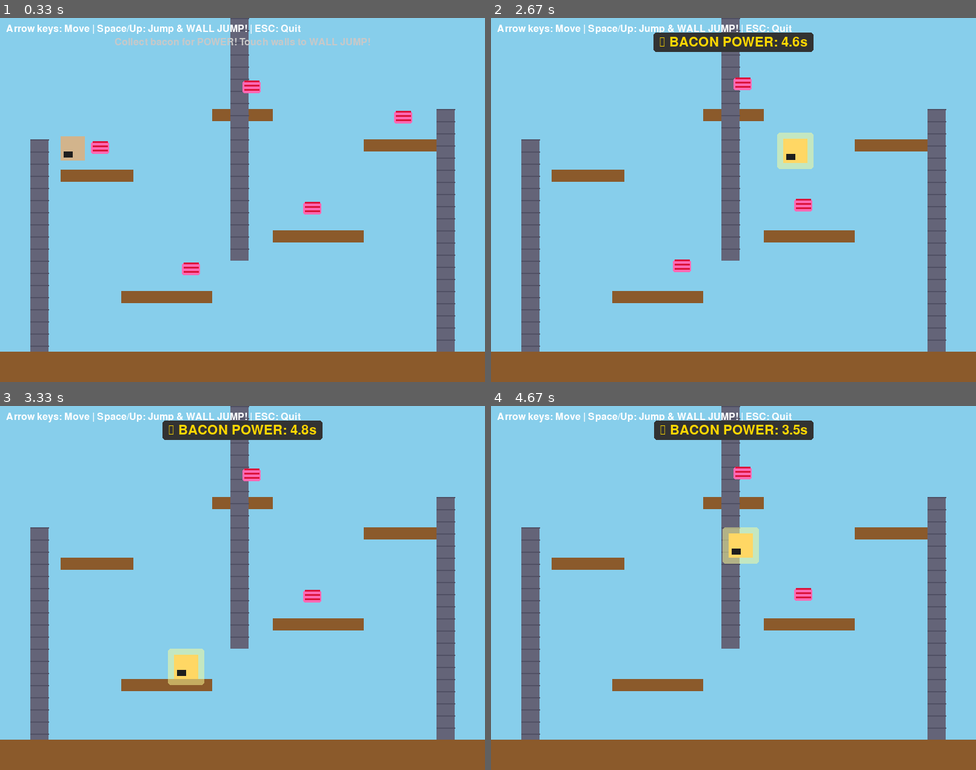
Above: before the commit, frames 1-4 (two rows, left to right).
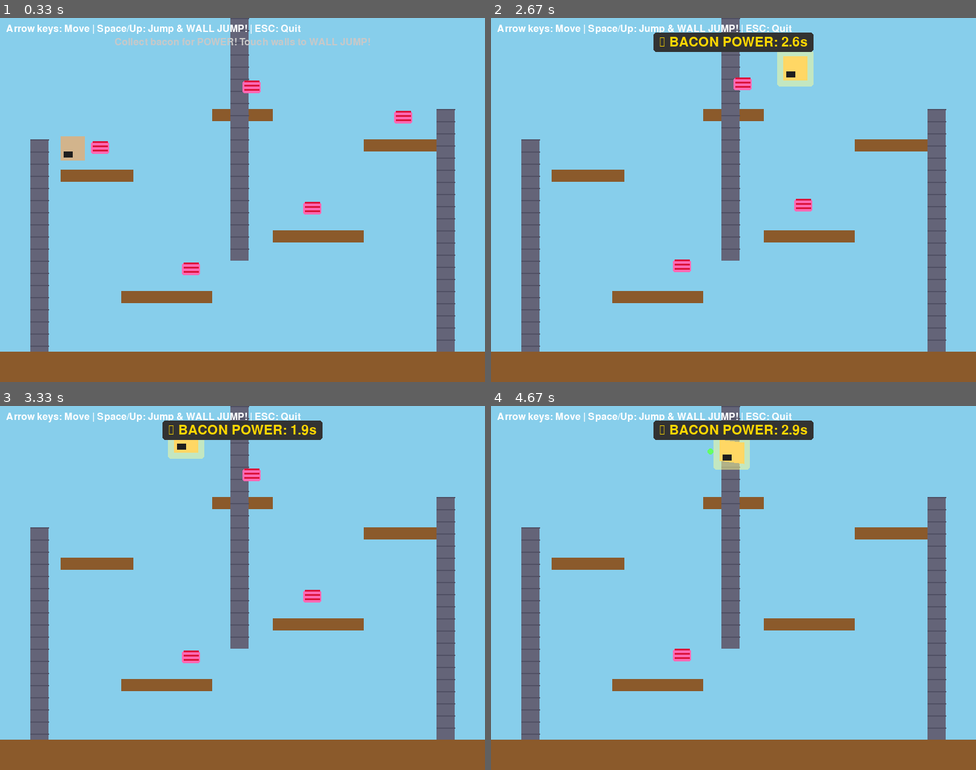
Above: after the commit, the same moments.

Repository: devvyn/Literate-Garden
Game: pygame game, started from experiments/barkour/prototypes/pygame-movement-01/main.py
The game is run twice, just before and just after one commit, with the same random seed, the same clock (stepped at 60 frames per second) and the same inputs.
Inputs:
- Up to frame 1 (0.33 s): no input
- Up to frame 2 (2.67 s): hold Space 0.33-0.8 s; hold Right 0.33-0.8 s; hold Right 0.83-1.3 s; tap Space at 0.9, 1.2, 1.4, 1.73, 2.03, 2.23, 2.53 s; hold Up 1.33-1.63 s; hold Right 1.67-2.13 s; hold Left from 2.17 s (still down)
- Up to frame 3 (3.33 s): release Left at 2.7 s; hold Left 2.73-3.13 s; tap Space at 2.8, 3.1 s
- Up to frame 4 (4.67 s): hold Right 3.57-4.2 s; tap Space at 3.63, 3.93, 4.3, 4.6 s; hold Left from 4.23 s (still down)

Frame 1 is identical in both runs. In frame 2, 1.5% of the frame differs, in the area x 59-67%, y 5-42%; in frame 3, 1.2%; in frame 4, 2.0%, in the area x 33-67%, y 4-71%.

Commit message:
feat(barkour): Align implementations with spec - add coyote time, jump buffer
Implementations now follow spec:
- Boost duration: 5000ms → 3000ms (180 frames)
- Added coyote time: 6 frames grace period after leaving platform
- Added jump buffer: 4 frames input buffering before landing

Changes:
- PyGame: Updated constants, modified Player.update() for new mechanics
- Web Canvas: Added same coyote/buffer logic, tracks jumpPressedThisFrame
- Config: Added coyote_time_frames and jump_buffer_frames
- Audit tool: Now checks coyote and buffer values

Audit result: 12 matching, 0 mismatches

Co-Authored-By: Claude Opus 4.5 <noreply@anthropic.com>

Diff:
--- a/experiments/barkour/prototypes/pygame-movement-01/main.py
+++ b/experiments/barkour/prototypes/pygame-movement-01/main.py
@@ -40,11 +40,15 @@
 WALL_JUMP_PUSH = 8  # Horizontal push from wall
 WALL_JUMP_STRENGTH = -13  # Vertical jump from wall
 
+# Jump feel parameters (per spec)
+COYOTE_TIME = 6  # Frames after leaving platform where jump is still valid
+JUMP_BUFFER = 4  # Frames before landing where jump input is buffered
+
 # Power-up parameters
 POWERED_SPEED_MULTIPLIER = 1.5
 POWERED_JUMP_MULTIPLIER = 1.2
 POWERED_WALL_JUMP_MULTIPLIER = 1.3
-POWERUP_DURATION = 5000  # 5 seconds in milliseconds
+POWERUP_DURATION = 3000  # 3 seconds (180 frames at 60fps) - per spec
 
 
 class PowerUpManager:
@@ -128,6 +132,11 @@
         self.wall_jump_cooldown = 0  # Prevent instant re-grab
         self.power_manager = power_manager
         self.wall_slide_particles = []
+        # Jump feel mechanics (per spec)
+        self.coyote_timer = 0  # Frames since leaving ground
+        self.jump_buffer_timer = 0  # Frames since jump was pressed
+        self.was_on_ground = False  # Track ground state changes
+        self.jump_pressed_this_frame = False  # For buffering
 
     def get_movement_speed(self):
         """Get current movement speed based on power-up state"""
@@ -165,7 +174,23 @@
                     return "left"
         return None
 
-    def update(self, keys, platforms, walls):
+    def update(self, keys, platforms, walls, jump_pressed=False):
+        # Track coyote time (frames since leaving ground)
+        if self.was_on_ground and not self.on_ground:
+            # Just left the ground
+            self.coyote_timer = COYOTE_TIME
+        elif self.on_ground:
+            self.coyote_timer = COYOTE_TIME  # Reset when grounded
+        elif self.coyote_timer > 0:
+            self.coyote_timer -= 1
+        self.was_on_ground = self.on_ground
+
+        # Track jump buffer (frames since jump pressed)
+        if jump_pressed:
+            self.jump_buffer_timer = JUMP_BUFFER
+        elif self.jump_buffer_timer > 0:
+            self.jump_buffer_timer -= 1
+
         # Apply gravity (reduced when wall sliding)
         if self.touching_wall and self.velocity_y > 0 and not self.on_ground:
             # Wall slide - slow fall
@@ -202,12 +227,18 @@
         self.touching_wall = self.check_wall_collision(walls)
         self.can_wall_jump = self.touching_wall is not None and not self.on_ground
 
+        # Determine if we can jump (coyote time allows jumping shortly after leaving ground)
+        can_ground_jump = self.on_ground or self.coyote_timer > 0
+        want_to_jump = jump_pressed or self.jump_buffer_timer > 0
+
         # Jumping - regular or wall jump
-        if keys[pygame.K_SPACE] or keys[pygame.K_UP]:
-            if self.on_ground:
-                # Regular jump
+        if want_to_jump:
+            if can_ground_jump:
+                # Regular jump (or coyote jump)
                 self.velocity_y = self.get_jump_strength()
                 self.on_ground = False
+                self.coyote_timer = 0  # Consume coyote time
+                self.jump_buffer_timer = 0  # Consume buffer
             elif self.can_wall_jump:
                 # WALL JUMP!
                 push_direction = WALL_JUMP_PUSH if self.touching_wall == "left" else -WALL_JUMP_PUSH
@@ -216,6 +247,7 @@
                 self.touching_wall = None
                 self.can_wall_jump = False
                 self.wall_jump_cooldown = 10  # Brief cooldown to prevent instant re-grab
+                self.jump_buffer_timer = 0  # Consume buffer
 
         # Update position
         self.x += self.velocity_x
@@ -357,16 +389,19 @@
         dt = clock.tick(FPS)  # Delta time in milliseconds
 
         # Event handling
+        jump_pressed = False  # Track if jump was pressed THIS frame
         for event in pygame.event.get():
             if event.type == pygame.QUIT:
                 running = False
             if event.type == pygame.KEYDOWN:
                 if event.key == pygame.K_ESCAPE:
                     running = False
+                if event.key in (pygame.K_SPACE, pygame.K_UP):
+                    jump_pressed = True
 
         # Update
         keys = pygame.key.get_pressed()
-        player.update(keys, platforms, walls)
+        player.update(keys, platforms, walls, jump_pressed)
         power_manager.update(dt)
 
         # Update bacons
--- a/experiments/barkour/shared/barkour_config.json
+++ b/experiments/barkour/shared/barkour_config.json
@@ -26,10 +26,12 @@
     "max_fall_speed": 15,
     "wall_slide_speed": 2,
     "wall_jump_push": 8,
-    "wall_jump_strength": -13
+    "wall_jump_strength": -13,
+    "coyote_time_frames": 6,
+    "jump_buffer_frames": 4
   },
   "powerup": {
-    "duration_ms": 5000,
+    "duration_ms": 3000,
     "speed_multiplier": 1.5,
     "jump_multiplier": 1.2,
     "wall_jump_multiplier": 1.3
--- a/experiments/barkour/spec/tools/audit_implementation.py
+++ b/experiments/barkour/spec/tools/audit_implementation.py
@@ -88,11 +88,11 @@
     comparisons = [
         ("physics.gravity.value", "GRAVITY", "physics.gravity"),
         ("physics.terminal_velocity.value", "MAX_FALL_SPEED", "physics.max_fall_speed"),
-        ("movement.walk.speed", None, None),  # New in spec
+        ("movement.walk.speed", None, None),  # Spec distinguishes walk/run, impl uses single speed
         ("movement.run.speed", "BASE_MOVEMENT_SPEED", "physics.base_movement_speed"),
         ("jump.force.value", "BASE_JUMP_STRENGTH", "physics.base_jump_strength"),
-        ("jump.coyote_time.value", None, None),  # New in spec
-        ("jump.jump_buffer.value", None, None),  # New in spec
+        ("jump.coyote_time.value", "COYOTE_TIME", "physics.coyote_time_frames"),
+        ("jump.jump_buffer.value", "JUMP_BUFFER", "physics.jump_buffer_frames"),
         ("wall.slide.max_fall_speed", "WALL_SLIDE_SPEED", "physics.wall_slide_speed"),
         ("wall.jump.horizontal_force", "WALL_JUMP_PUSH", "physics.wall_jump_push"),
         ("wall.jump.vertical_force", "WALL_JUMP_STRENGTH", "physics.wall_jump_strength"),
Not shown, changed: experiments/barkour/web/canvas-01/barkour.js
